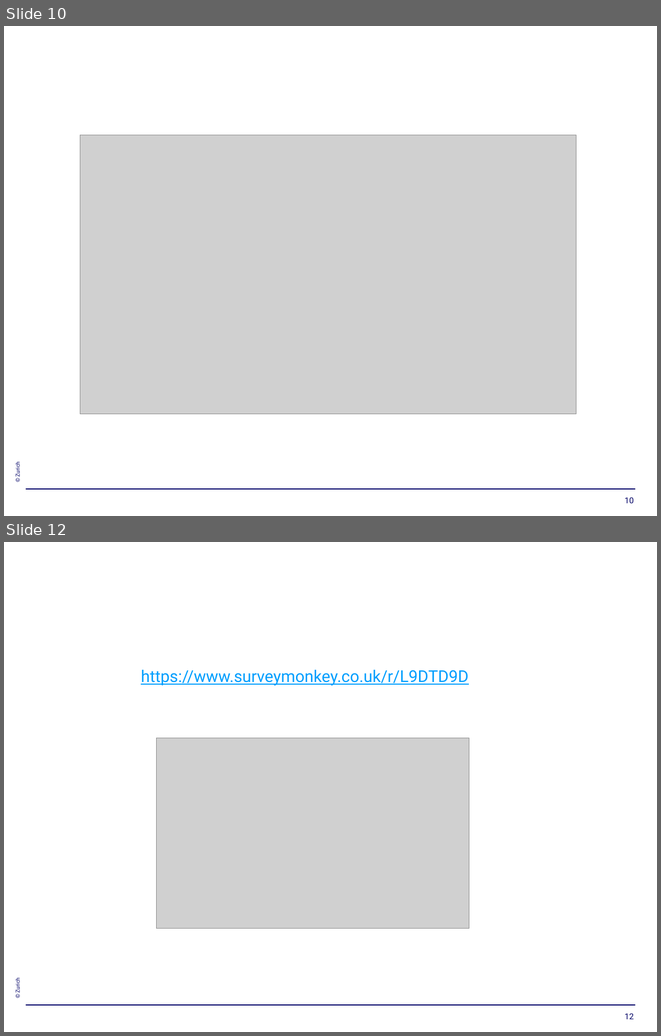
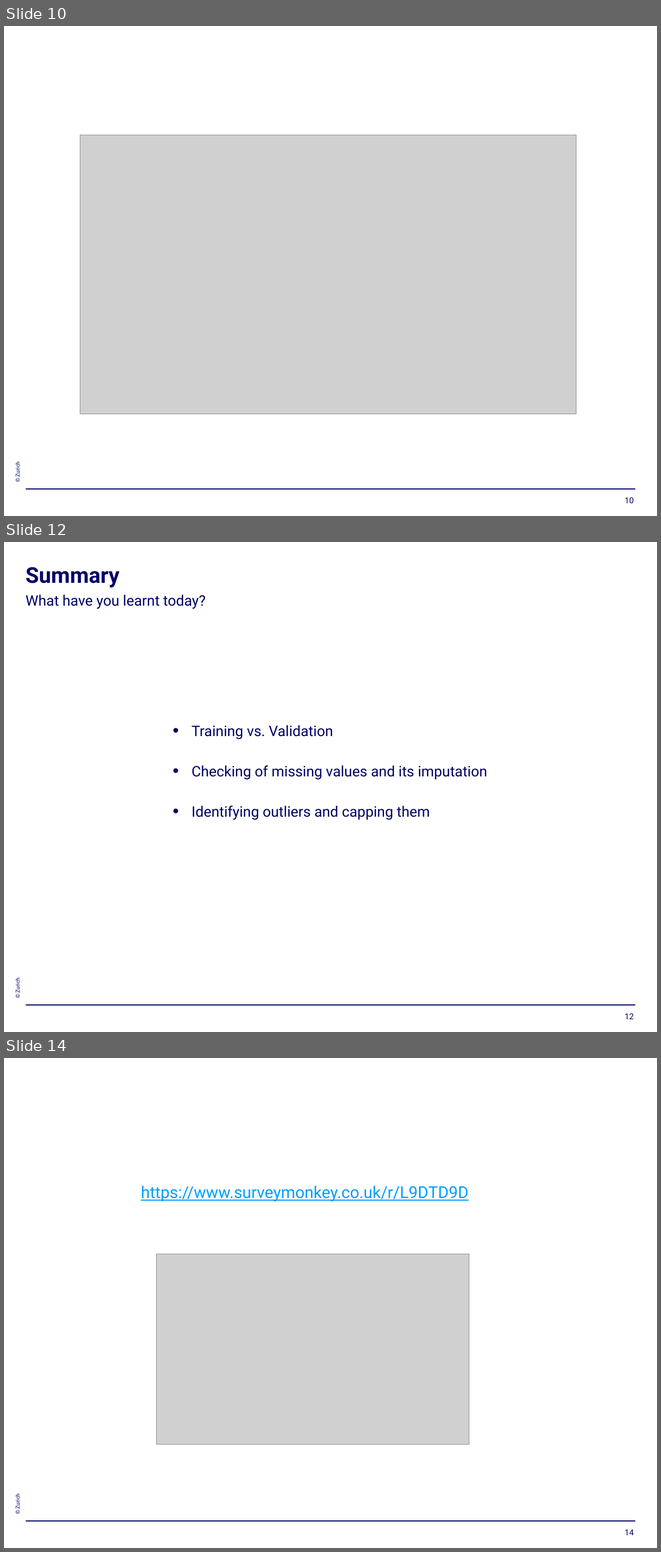
Before and after one commit to Gateux/titanic_euba, a slide deck: Titanic Exercise.pptx. Shown one above the other, each under a label of ours: slides 10 and 12 before the commit, slides 10, 12 and 14 after it; the slides between them are not shown. The pictures are 661x1036 and 661x1552 pixels, drawn with LibreOffice and Linux fonts; fonts in the diff are those of the drawing; grey boxes stand for pictures; background and template pictures are left out. Boxes give left, top, right and bottom in pixels: in the first picture for what was removed or moved away, otherwise in the second. Text is boxed around its words. In the diff, an @@ line names an element or a change of style, - is before the commit and + after.

```diff
--- a/Titanic Exercise.pptx
+++ b/Titanic Exercise.pptx
@@ slide 12 added at (x1=4, y1=542, x2=657, y2=1032), background #FFFFFF; not listed: 2 template elements that a slide beside it also shows @@
@@ title added at (x1=26, y1=567, x2=120, y2=588), 24 pt, text #000066, bold @@
+Summary
@@ subtitle added at (x1=26, y1=594, x2=205, y2=609), 16 pt, text #000066 @@
+What have you learnt today?
@@ text added at (x1=192, y1=725, x2=487, y2=820), 16 pt, text #000066 @@
+• Training vs. Validation
+• Checking of missing values and its imputation
+• Identifying outliers and capping them
@@ page number added at (x1=625, y1=1013, x2=634, y2=1019), 9 pt, text #000066 @@
+12
@@ what was slide 12 is now slide 14 @@
@@ page number at (x1=625, y1=1529, x2=634, y2=1535): text changed @@
-12
+14
```
Also in this commit, not shown: 4 slides changed, 1 other slide added, 3 other files.
